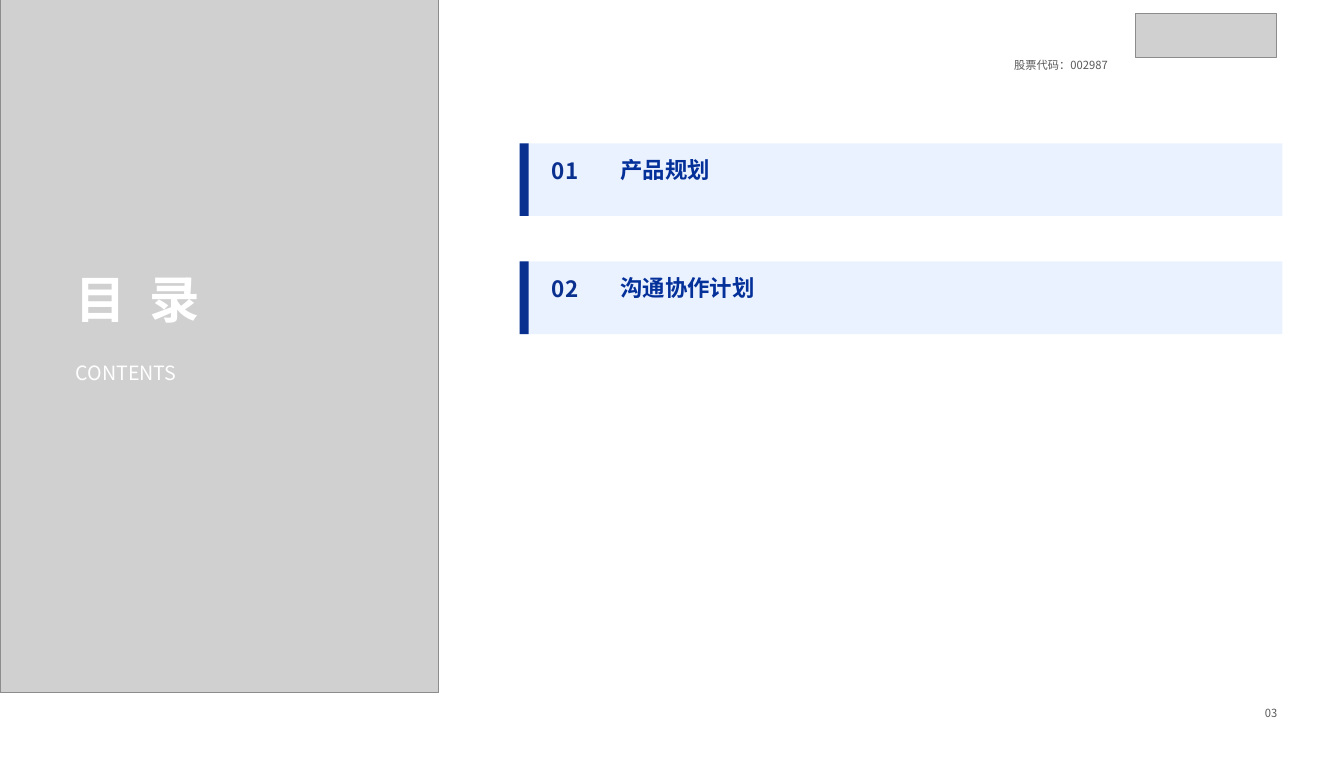
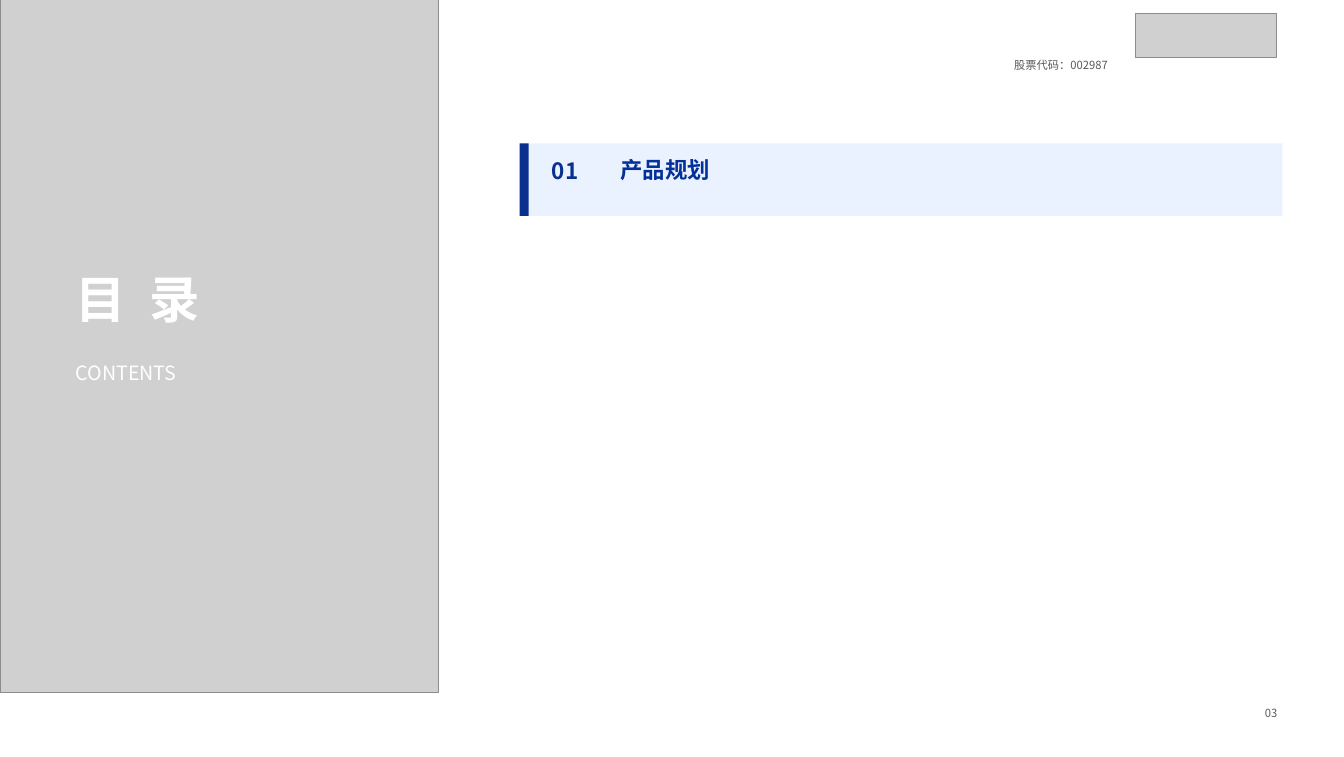
Before and after one commit to Cuiyansong/my-skills, a slide deck: slide 3 of jbf-ppt-skills/examples/sample.pptx. Drawn at 1344x757 pixels with LibreOffice and Linux fonts; fonts in the diff are those of the drawing; grey boxes stand for pictures. Boxes give left, top, right and bottom in pixels: in the first picture for what was removed or moved away, otherwise in the second. Text is boxed around its words. In the diff, an @@ line names an element or a change of style, - is before the commit and + after.

```diff
--- a/jbf-ppt-skills/examples/sample.pptx
+++ b/jbf-ppt-skills/examples/sample.pptx
@@ rectangle removed at bbox=[520, 261, 1282, 334] @@
@@ rectangle removed at bbox=[520, 261, 529, 334] @@
@@ text removed at bbox=[552, 280, 578, 298] @@
-02
@@ text removed at bbox=[621, 277, 755, 298] @@
-沟通协作计划
```
Also in this commit, not shown: 7 other slides changed, 9 slides added, 8 other files.
